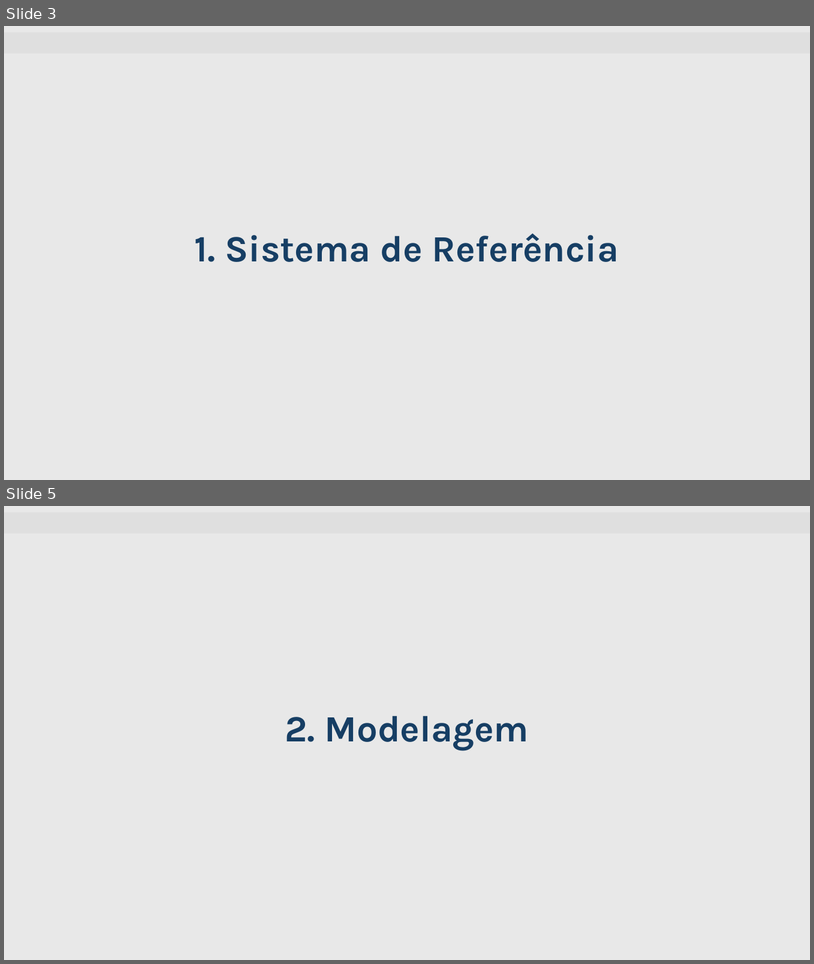
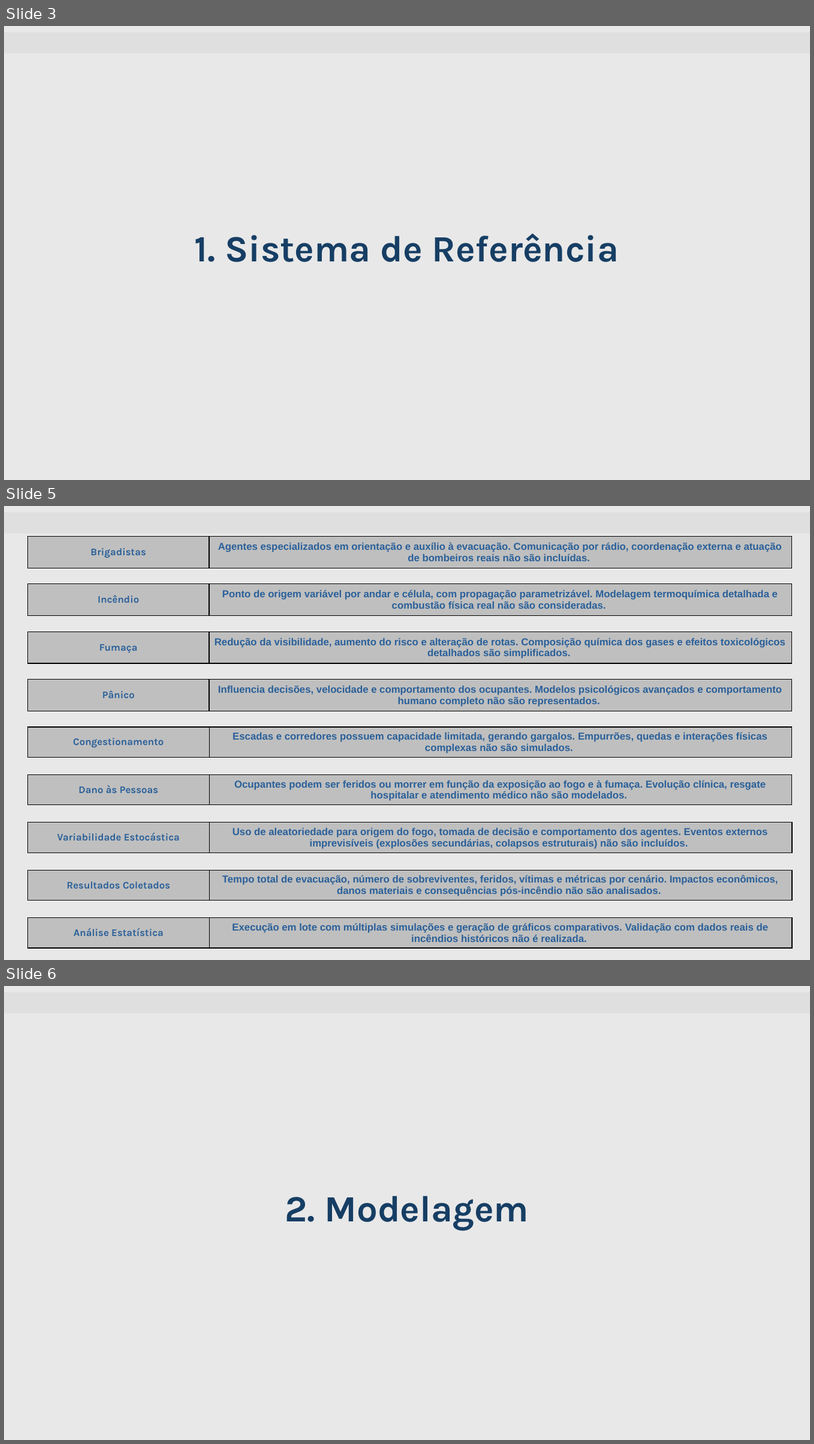
Before and after one commit to mattedi/Simulacao-2026, a slide deck: PedroR_MarlonM_LeonardoD/Template_Seminario_ Pedro_Marlon_Leonardo_Revisado_1.pptx. Shown one above the other, each under a label of ours: slides 3 and 5 before the commit, slides 3, 5 and 6 after it; the slides between them are not shown. The pictures are 814x964 and 814x1444 pixels, drawn with LibreOffice and Linux fonts; fonts in the diff are those of the drawing; background and template pictures are left out. Boxes give left, top, right and bottom in pixels: in the first picture for what was removed or moved away, otherwise in the second. Text is boxed around its words. In the diff, an @@ line names an element or a change of style, - is before the commit and + after.

```diff
--- a/PedroR_MarlonM_LeonardoD/Template_Seminario_ Pedro_Marlon_Leonardo_Revisado_1.pptx
+++ b/PedroR_MarlonM_LeonardoD/Template_Seminario_ Pedro_Marlon_Leonardo_Revisado_1.pptx
@@ slide 5 added at (4, 506, 810, 960), background #E8E8E8; not listed: 1 template element that a slide beside it also shows @@
@@ table added at (27, 536, 792, 568), 1 rows, 2 columns @@
+Brigadistas | Agentes especializados em orientação e auxílio à evacuação. Comunicação por rádio, coordenação externa e atuação de bombeiros reais não são incluídas.
@@ table added at (27, 584, 792, 615), 1 rows, 2 columns @@
+Incêndio | Ponto de origem variável por andar e célula, com propagação parametrizável. Modelagem termoquímica detalhada e combustão física real não são consideradas.
@@ table added at (27, 632, 792, 663), 1 rows, 2 columns @@
+Fumaça | Redução da visibilidade, aumento do risco e alteração de rotas. Composição química dos gases e efeitos toxicológicos detalhados são simplificados.
@@ table added at (27, 679, 792, 711), 1 rows, 2 columns @@
+Pânico | Influencia decisões, velocidade e comportamento dos ocupantes. Modelos psicológicos avançados e comportamento humano completo não são representados.
@@ table added at (27, 727, 792, 758), 1 rows, 2 columns @@
+Congestionamento | Escadas e corredores possuem capacidade limitada, gerando gargalos. Empurrões, quedas e interações físicas complexas não são simulados.
@@ table added at (27, 775, 792, 806), 1 rows, 2 columns @@
+Dano às Pessoas | Ocupantes podem ser feridos ou morrer em função da exposição ao fogo e à fumaça. Evolução clínica, resgate hospitalar e atendimento médico não são modelados.
@@ table added at (27, 822, 792, 854), 1 rows, 2 columns @@
+Variabilidade Estocástica | Uso de aleatoriedade para origem do fogo, tomada de decisão e comportamento dos agentes. Eventos externos imprevisíveis (explosões secundárias, colapsos estruturais) não são incluídos.
@@ table added at (28, 870, 793, 901), 1 rows, 2 columns @@
+Resultados Coletados | Tempo total de evacuação, número de sobreviventes, feridos, vítimas e métricas por cenário. Impactos econômicos, danos materiais e consequências pós-incêndio não são analisados.
@@ table added at (28, 918, 793, 949), 1 rows, 2 columns @@
+Análise Estatística | Execução em lote com múltiplas simulações e geração de gráficos comparativos. Validação com dados reais de incêndios históricos não é realizada.
@@ what was slide 5 is now slide 6 @@
```
Also in this commit, not shown: 4 other slides added, 4 slides removed.
